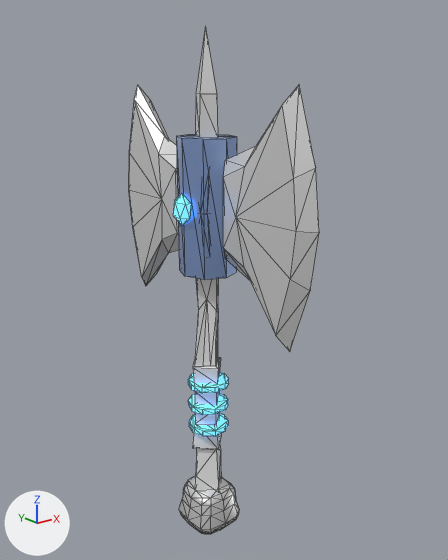
A saved change to the glTF model public/assets/models/axe_rare.glb.
One viewpoint serves both versions: a camera (50 mm lens) standing at (-121.0, -161.0, 109.4) and looking at (6.1, -2.1, 45.8). Every picture has the same lights, and +X, +Y and +Z are marked at lower left. The first picture is the older version. Mesh edges are drawn as thin lines. Vertices at exactly the same position are counted once.

Script lines for the objects in view, before the commit:
```python
me_axe_rare_001 = bpy.data.meshes.new('axe_rare.001')
me_axe_rare_001.from_pydata(...)  # 428 vertices, 786 faces; spans x -12.0..12.0, y -50.0..49.0, z -53.0..127.0
# faces by material slot: [122, 28, 202, 52, 208, 174]
me_axe_rare_001.materials.append(mat_axe_rare_blade)
me_axe_rare_001.materials.append(mat_axe_rare_accent)
me_axe_rare_001.materials.append(mat_axe_rare_shaft)
me_axe_rare_001.materials.append(mat_axe_rare_wrap)
me_axe_rare_001.materials.append(mat_axe_rare_gem)
me_axe_rare_001.materials.append(mat_axe_rare_pommel)
ob_axe_rare_export = bpy.data.objects.new('axe_rare_export', me_axe_rare_001)
ob_axe_rare_export.location = (0.0, 0.0, 0.0)
```
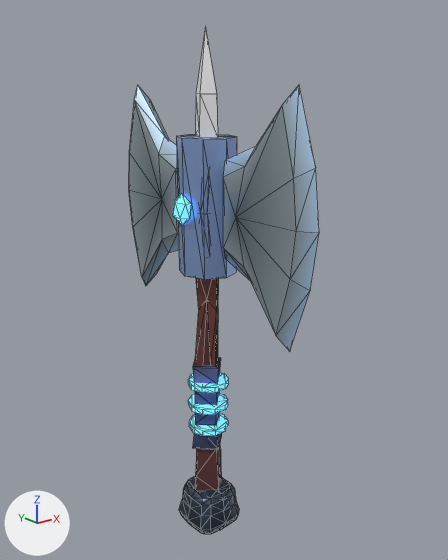
Changed parts and their boxes (x1, y1, x2, y2) in the pictures (448 x 560 px; the box of a moved part takes in the faces that stretch with it):
part 1 of me_axe_rare_001, moved or reshaped: (193, 278, 222, 490) in both
part 2 of me_axe_rare_001, recoloured (darker): (129, 85, 319, 534) in both

The edits, one by one:
me_axe_rare_001 has 428 vertices, 786 faces and spans x -12.0..12.0, y -50.0..49.0, z -53.0..127.0.
me_axe_rare_001 is used by ob_axe_rare_export; location (0.0, 0.0, 0.0).
Part 1, on me_axe_rare_001:
102 faces are deleted.
50 new faces join them, mat_axe_rare_shaft.
52 new faces join them, mat_axe_rare_wrap.
me_axe_rare_001 part 2: 534 kept faces spanning x -10.0..10.0, y -50.0..49.0, z -53.0..110.0 get new vertex colours; the middle colour goes from white #ffffff to dark blue #3b4d5d.
